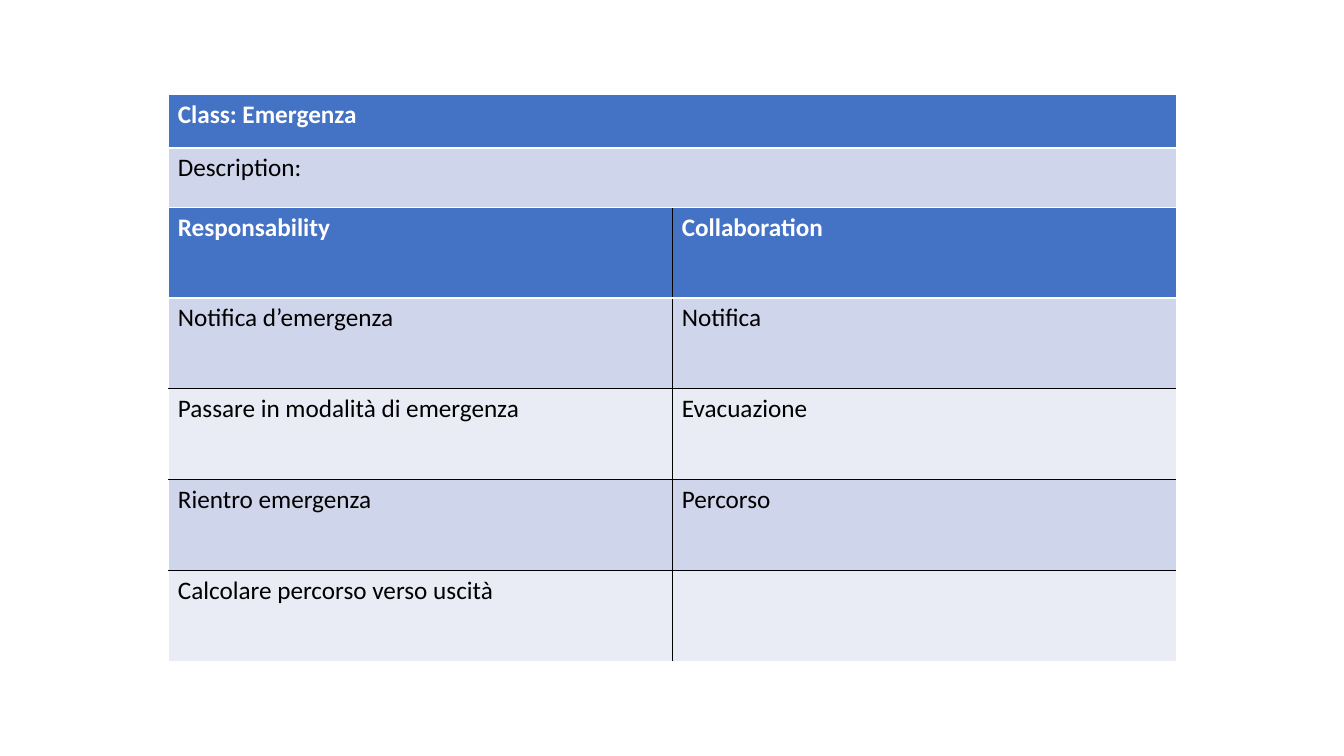
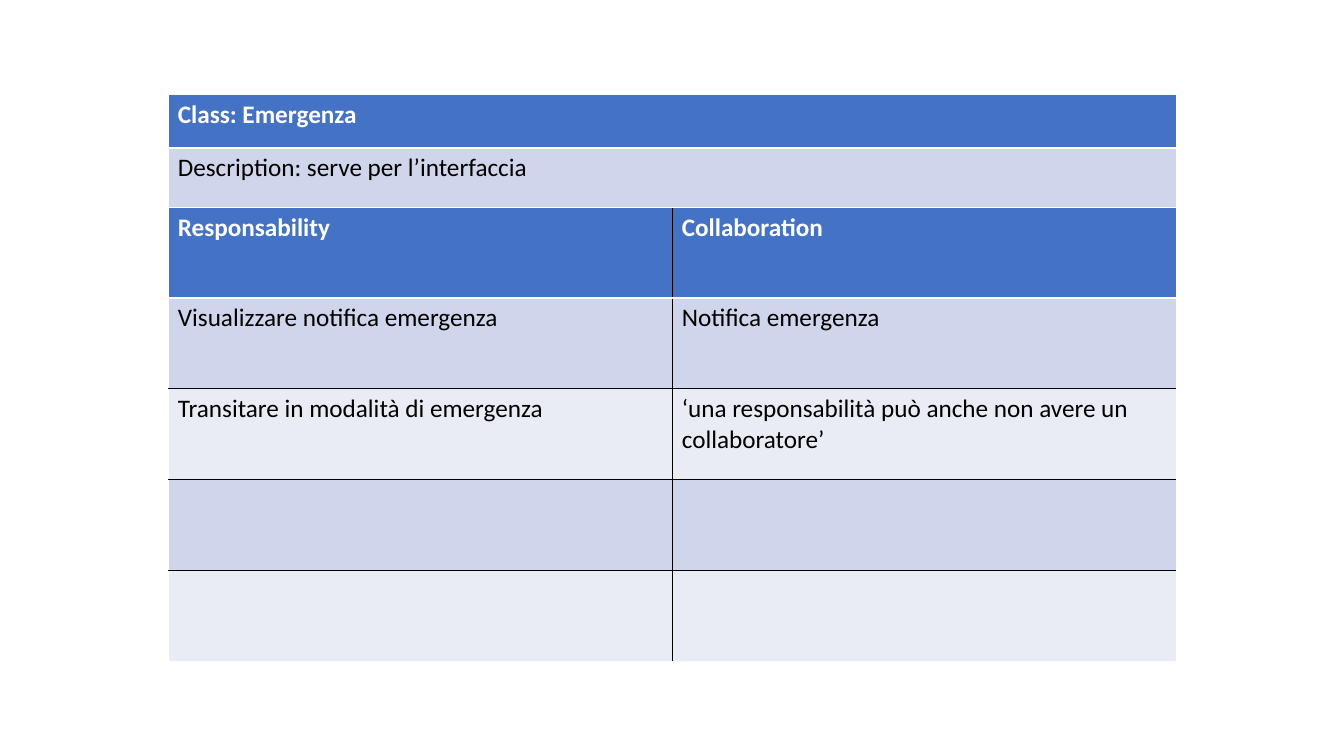
Before and after one commit to ecorradini/ProgettoIDS, a slide deck: slide 1 of AnalisiRequisiti/CRC/UT4/crc.ppt. Drawn at 1344x756 pixels with LibreOffice and Linux fonts; fonts in the diff are those of the drawing. Boxes give left, top, right and bottom in pixels: in the first picture for what was removed or moved away, otherwise in the second. Text is boxed around its words. In the diff, an @@ line names an element or a change of style, - is before the commit and + after.

```diff
--- a/AnalisiRequisiti/CRC/UT4/crc.ppt
+++ b/AnalisiRequisiti/CRC/UT4/crc.ppt
@@ table at [168, 95, 1176, 207] @@
-row 2, column 1: Description:
+row 2, column 1: Description: serve per l’interfaccia
@@ table at [168, 207, 1176, 661] @@
-row 2, column 1: Notifica d’emergenza
+row 2, column 1: Visualizzare notifica emergenza
-row 2, column 2: Notifica
+row 2, column 2: Notifica emergenza
-row 3, column 1: Passare in modalità di emergenza
+row 3, column 1: Transitare in modalità di emergenza
-row 3, column 2: Evacuazione
+row 3, column 2: ‘una responsabilità può anche non avere un collaboratore’
-row 4, column 1: Rientro emergenza
+row 4, column 1: 
-row 4, column 2: Percorso
+row 4, column 2: 
-row 5, column 1: Calcolare percorso verso uscità
+row 5, column 1: 
```
Also in this commit, not shown: 4 other slides changed, 5 slides added, 1 other file.
